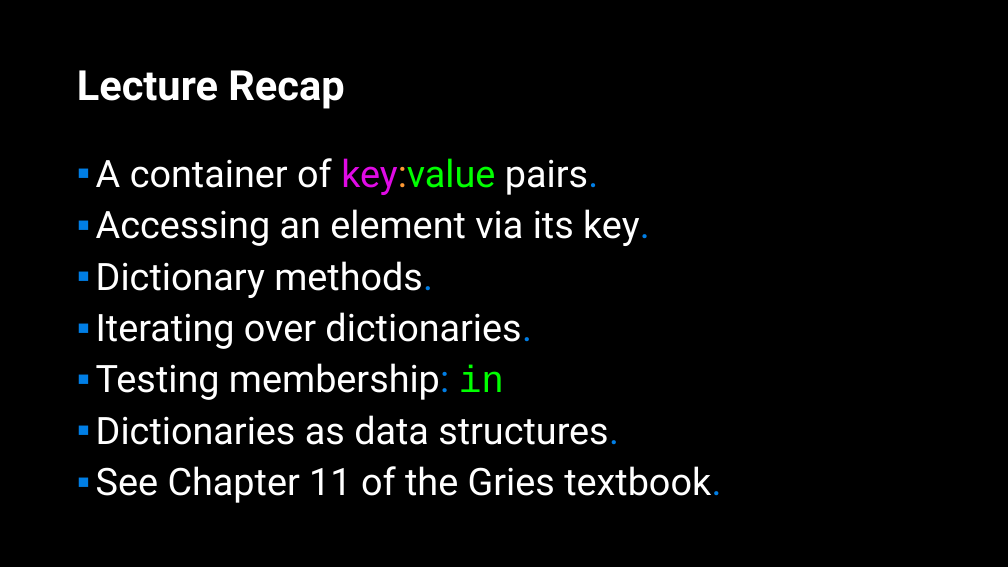
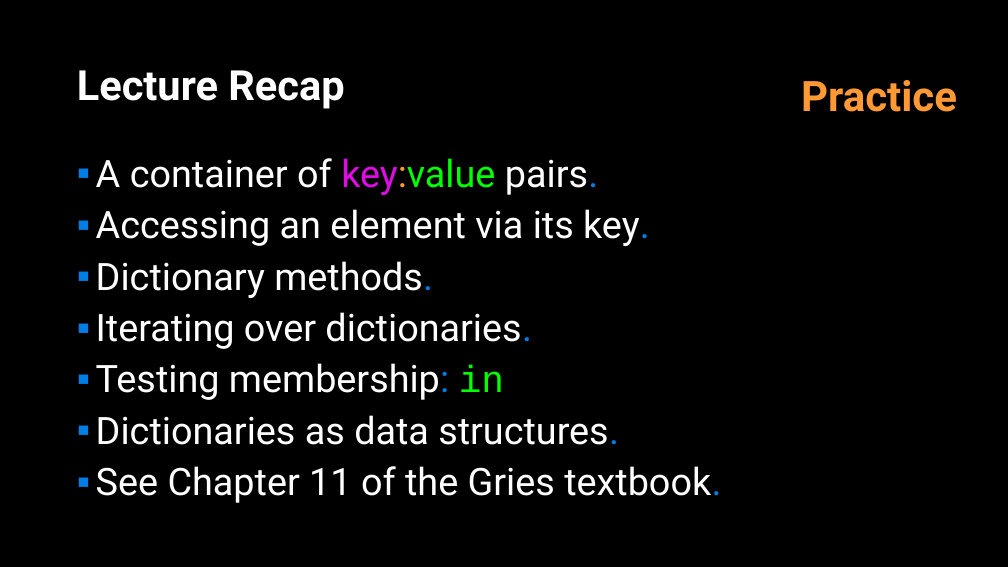
Before and after one commit to APS106/APS106-winter-2022-material, a slide deck: slide 15 of lectures/week8/lecture2/slides/week8_lecture2.pptx. Drawn at 1008x567 pixels with LibreOffice and Linux fonts; fonts in the diff are those of the drawing; background and template pictures are left out. Boxes give left, top, right and bottom in pixels: in the first picture for what was removed or moved away, otherwise in the second. Text is boxed around its words. In the diff, an @@ line names an element or a change of style, - is before the commit and + after.

```diff
--- a/lectures/week8/lecture2/slides/week8_lecture2.pptx
+++ b/lectures/week8/lecture2/slides/week8_lecture2.pptx
@@ text added at <box>801,80,957,112</box>, 40 pt, text #FF9933, bold @@
+Practice
```
Also in this commit, not shown: 6 other slides changed, 5 other files.
